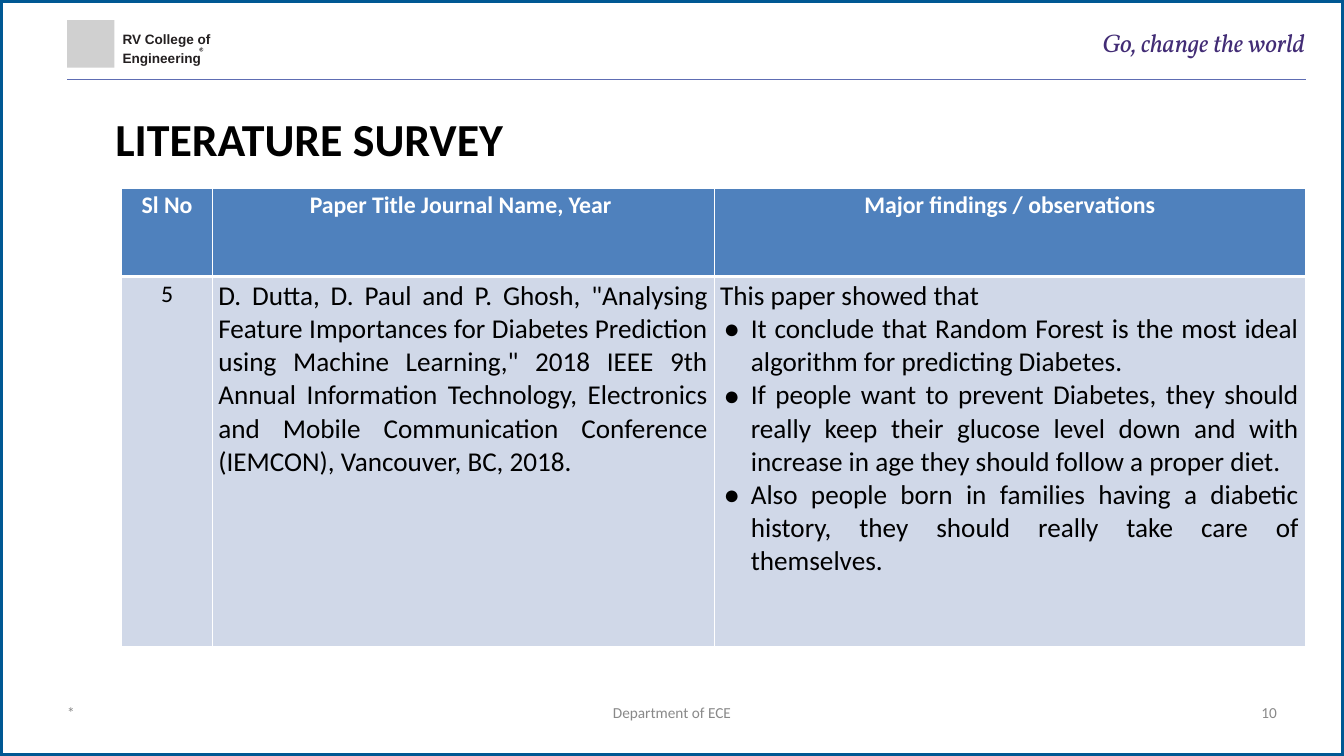
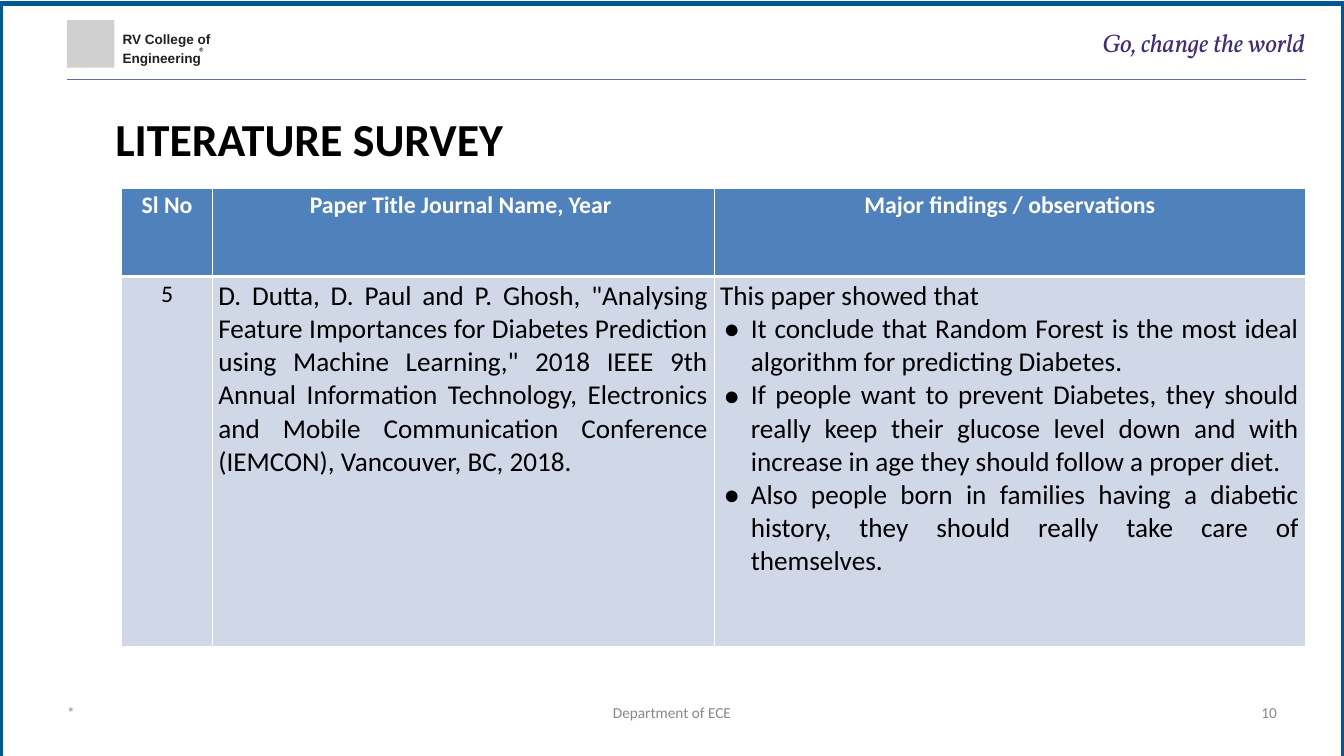
Before and after one commit to mayurraj876/Diabetes-Prediction, a slide deck: slide 10 of PPT and Synopsis/Minor Project .pptx. Drawn at 1344x756 pixels with LibreOffice and Linux fonts; fonts in the diff are those of the drawing; grey boxes stand for pictures. Boxes give left, top, right and bottom in pixels: in the first picture for what was removed or moved away, otherwise in the second. Text is boxed around its words. In the diff, an @@ line names an element or a change of style, - is before the commit and + after.

```diff
--- a/PPT and Synopsis/Minor Project .pptx
+++ b/PPT and Synopsis/Minor Project .pptx
@@ rectangle: place and size @@
-rectangle at <box>0,0,1344,756</box>
+rectangle at <box>0,4,1344,756</box>
```
Also in this commit, not shown: 1 other slide changed, 3 slides added, 2 other files.
